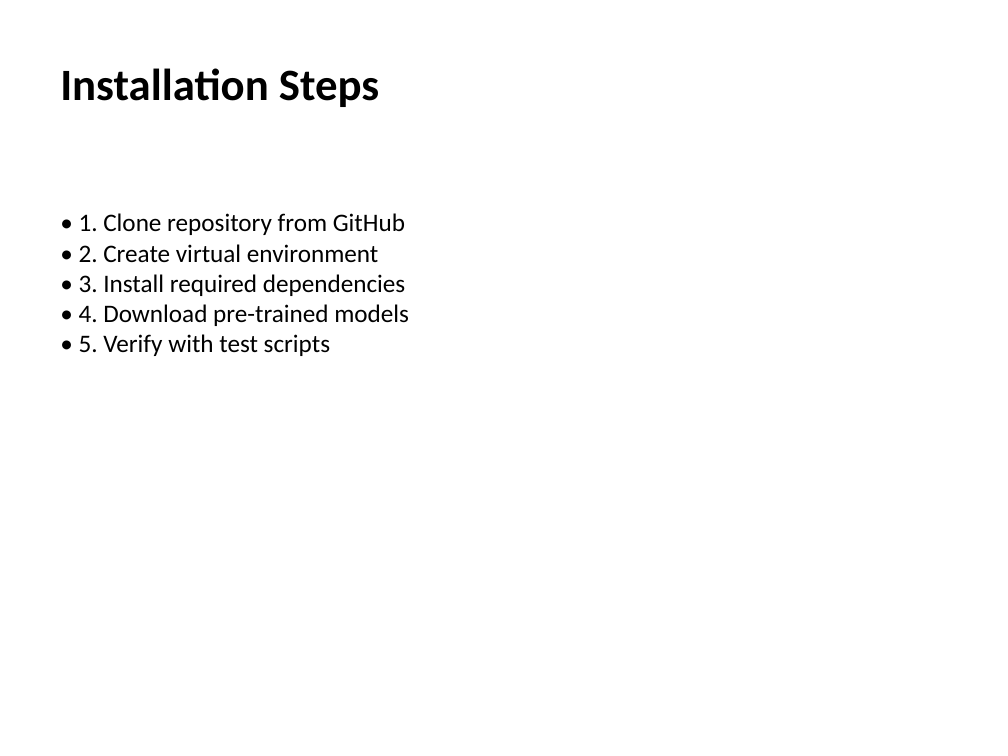
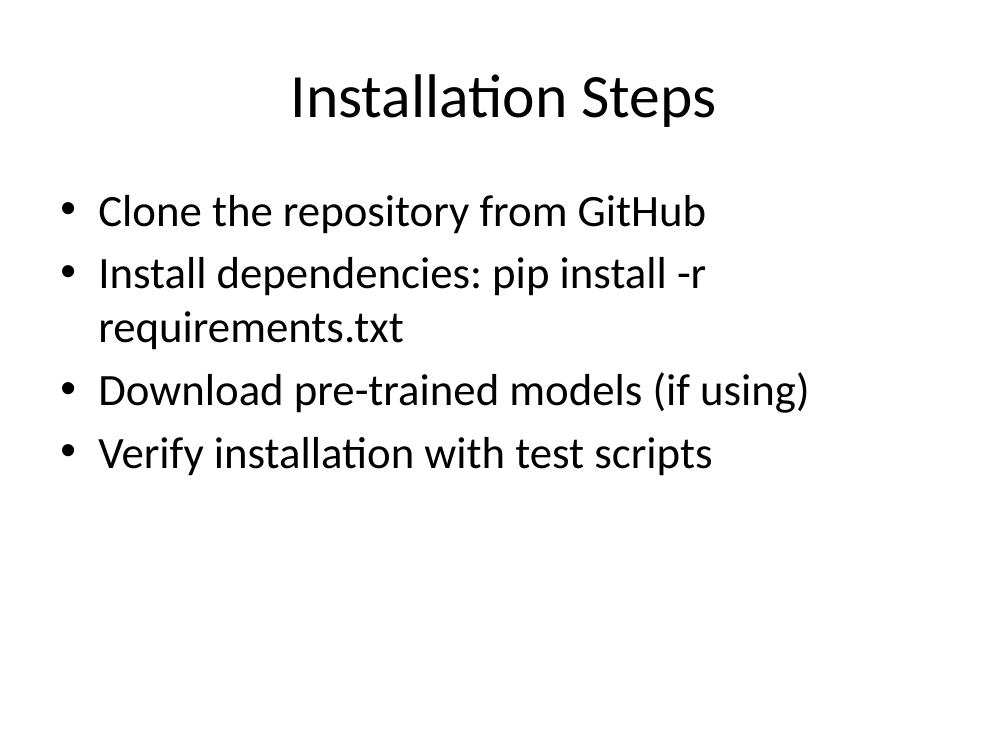
Before and after one commit to RichardScottOZ/powerpoint, a slide deck: slide 3 of examples/comic_analysis_getting_started.pptx (slide 4 before the commit). Drawn at 1008x756 pixels with LibreOffice and Linux fonts; fonts in the diff are those of the drawing. Boxes give left, top, right and bottom in pixels: in the first picture for what was removed or moved away, otherwise in the second. Text is boxed around its words. In the diff, an @@ line names an element or a change of style, - is before the commit and + after.

```diff
--- a/examples/comic_analysis_getting_started.pptx
+++ b/examples/comic_analysis_getting_started.pptx
@@ title "Installation Steps": place and size @@
-title "Installation Steps" at (60,68,379,107)
+title "Installation Steps" at (291,74,717,127)
@@ title "Installation Steps" at (291,74,717,127): size 32 to 44 pt, bold off; alignment left to centre; vertical alignment top to middle @@
@@ text at (98,195,809,476): text changed; size 18 to 32 pt @@
-• 1. Clone repository from GitHub
-• 2. Create virtual environment
-• 3. Install required dependencies
-• 4. Download pre-trained models
-• 5. Verify with test scripts
+• Clone the repository from GitHub
+• Install dependencies: pip install -r requirements.txt
+• Download pre-trained models (if using)
+• Verify installation with test scripts
```
Also in this commit, not shown: 2 other slides changed, 4 slides added, 3 slides removed, 16 other files.
